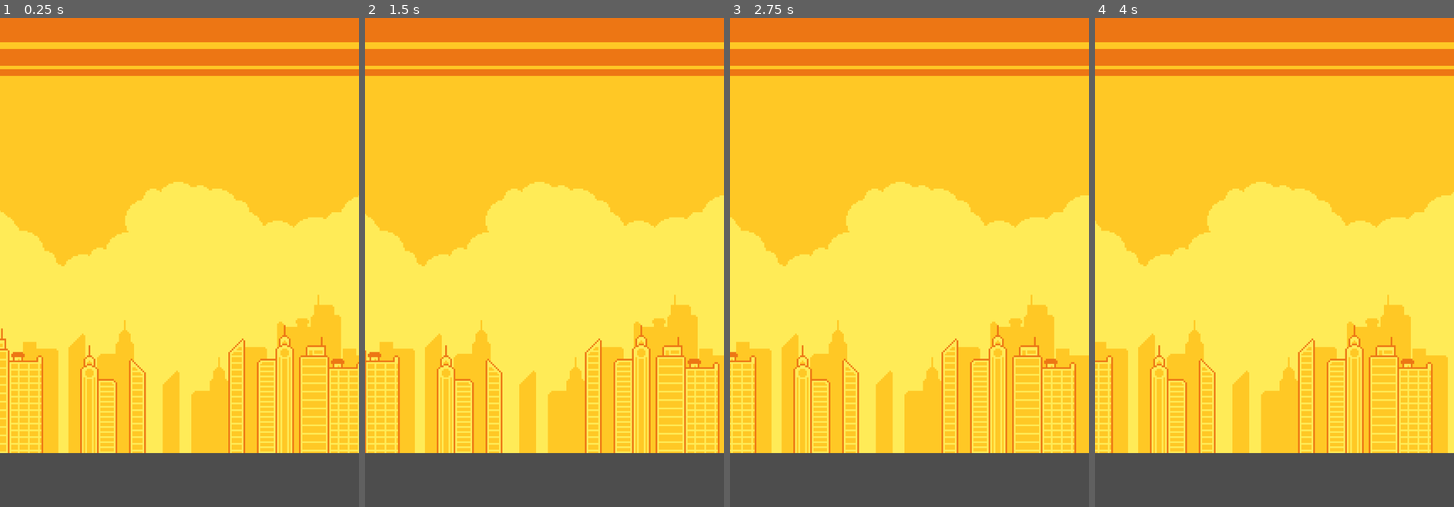
Above: before the commit, frames 1-4 (left to right).
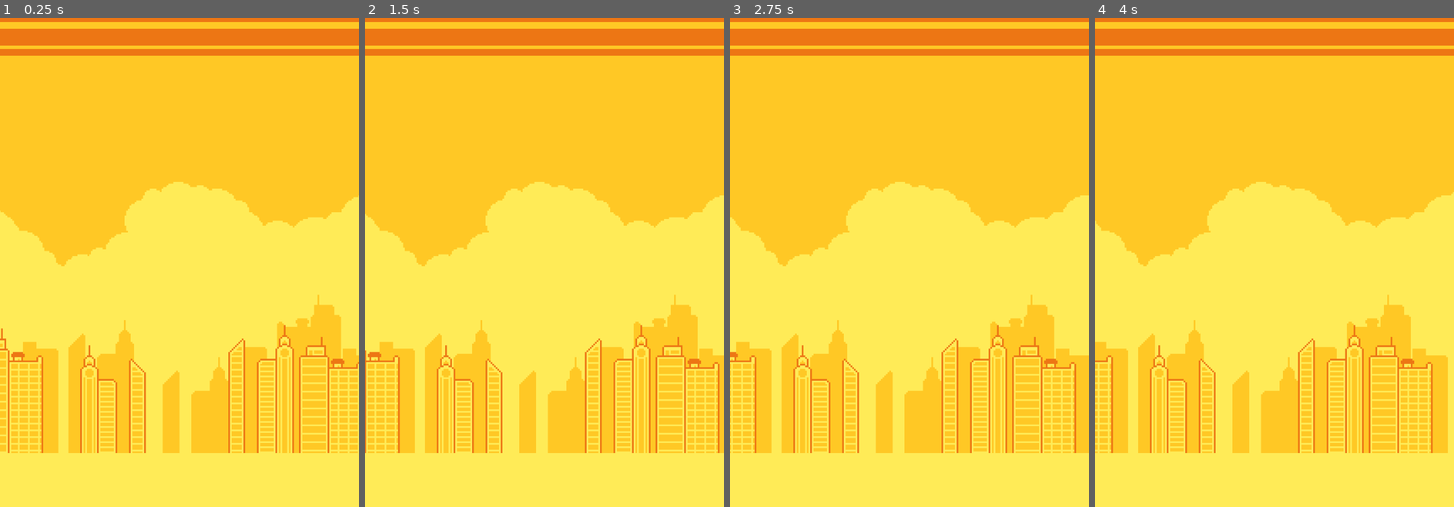
Above: after the commit, the same moments.

Repository: devandrepr/Flappy-Bird-Clone
Game: Godot game, scene res://main.tscn
Two runs of this game, one before a commit and one after it. Both use one fixed random seed, a clock stepped at 60 frames per second and the inputs below.
Inputs:
- Up to frame 1 (0.25 s): no input
- Up to frame 2 (1.5 s): no input
- Up to frame 3 (2.75 s): no input
- Up to frame 4 (4 s): no input

The runs differ from the first frame. In frame 1, 17% of the frame differs, in the area x 0-100%, y 0-100%; in frame 2, 17%; in frame 3, 17%; in frame 4, 17%.

Commit message:
Adjust Background so the sky image fits the whole camera height

Diff:
--- a/main.tscn
+++ b/main.tscn
@@ -5,7 +5,6 @@
 [node name="Main" type="Node2D"]
 
 [node name="Background" parent="." instance=ExtResource("1_ghvjt")]
-position = Vector2(0, -16)
 
 [node name="#TEMP# Camera2D" type="Camera2D" parent="."]
 zoom = Vector2(3, 3)
--- a/world/background/background.tscn
+++ b/world/background/background.tscn
@@ -13,28 +13,28 @@
 texture_repeat = 2
 texture = ExtResource("2_t6xel")
 region_enabled = true
-region_rect = Rect2(0, 0, 256, 288)
+region_rect = Rect2(0, 0, 256, 320)
 
 [node name="VOSNotifier1" type="VisibleOnScreenNotifier2D" parent="Sky/Sprite1"]
-position = Vector2(-3.8147e-06, 7.62939e-06)
-scale = Vector2(12.8, 14.4)
+position = Vector2(-3.8147e-06, 8)
+scale = Vector2(12.8, 15.2)
 
 [node name="Sprite2" type="Sprite2D" parent="Sky"]
 texture_repeat = 2
 position = Vector2(256, 0)
 texture = ExtResource("2_t6xel")
 region_enabled = true
-region_rect = Rect2(0, 0, 256, 288)
+region_rect = Rect2(0, 0, 256, 320)
 
 [node name="VOSNotifier2" type="VisibleOnScreenNotifier2D" parent="Sky/Sprite2"]
-position = Vector2(-3.8147e-06, 7.62939e-06)
-scale = Vector2(12.8, 14.4)
+position = Vector2(-3.8147e-06, 8)
+scale = Vector2(12.8, 15.2)
 
 [node name="Buildings" type="Node2D" parent="."]
+position = Vector2(0, 81)
 
 [node name="Sprite1" type="Sprite2D" parent="Buildings"]
 texture_repeat = 2
-position = Vector2(0, 97)
 texture = ExtResource("3_c5koh")
 region_enabled = true
 region_rect = Rect2(0, 0, 256, 94)
@@ -45,7 +45,7 @@
 
 [node name="Sprite2" type="Sprite2D" parent="Buildings"]
 texture_repeat = 2
-position = Vector2(256, 97)
+position = Vector2(256, 0)
 texture = ExtResource("3_c5koh")
 region_enabled = true
 region_rect = Rect2(0, 0, 256, 94)
Binary file changed: world/background/sky.png
